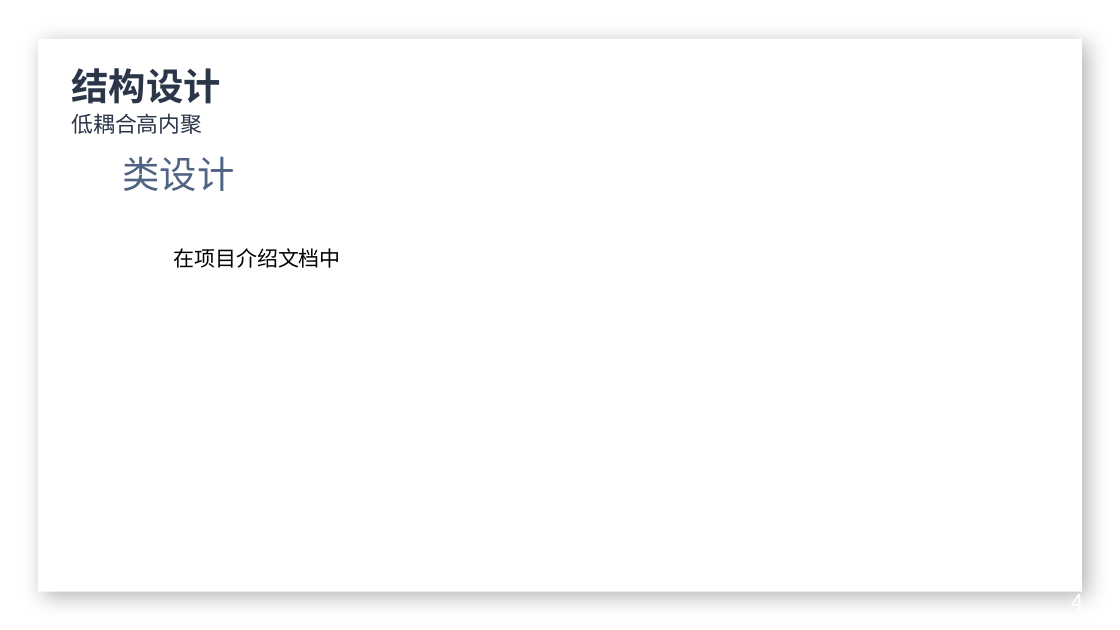
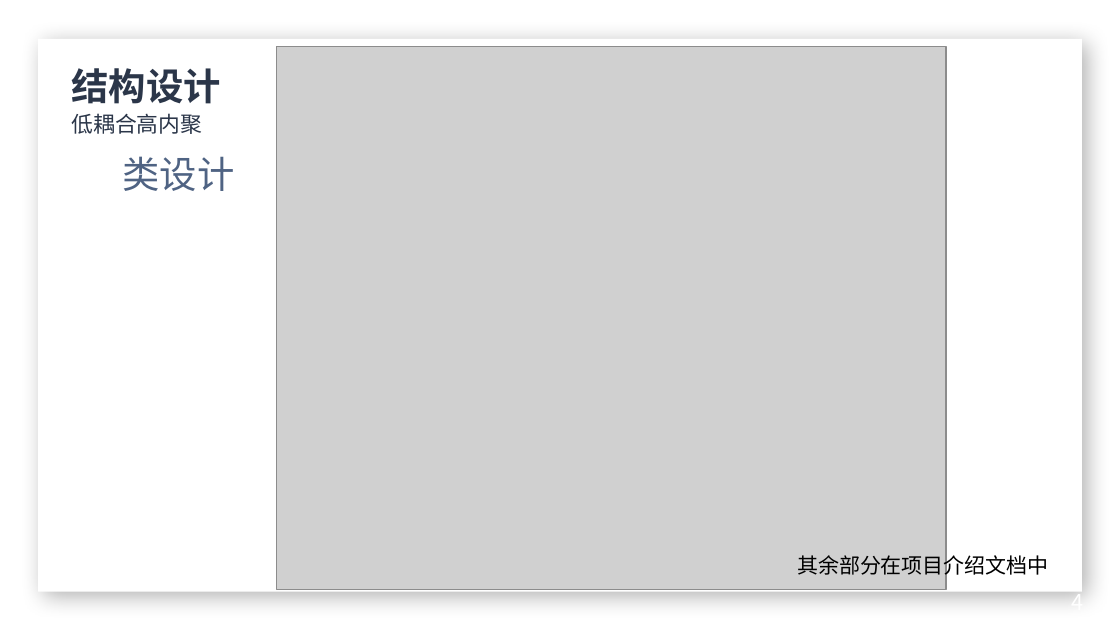
Before and after one commit to quanzixiu/Library-Management-System, a slide deck: slide 25 of 文档/展示PPT_第四周.pptx. Drawn at 1120x630 pixels with LibreOffice and Linux fonts; fonts in the diff are those of the drawing; grey boxes stand for pictures; background and template pictures are left out. Boxes give left, top, right and bottom in pixels: in the first picture for what was removed or moved away, otherwise in the second. Text is boxed around its words. In the diff, an @@ line names an element or a change of style, - is before the commit and + after.

```diff
--- a/文档/展示PPT_第四周.pptx
+++ b/文档/展示PPT_第四周.pptx
@@ picture added at (277, 46, 945, 589) @@
@@ text at (797, 552, 1048, 578): text changed @@
-在项目介绍文档中
+其余部分在项目介绍文档中
```
Also in this commit, not shown: 1 other slide changed, 1 other file.
